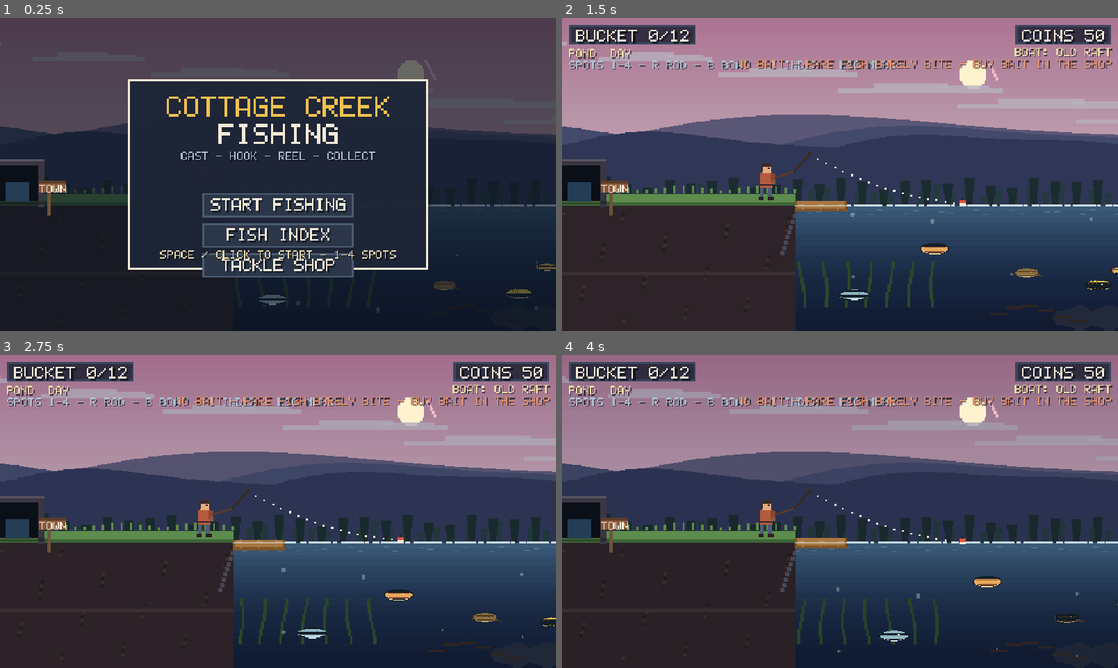
Above: before the commit, frames 1-4 (two rows, left to right).
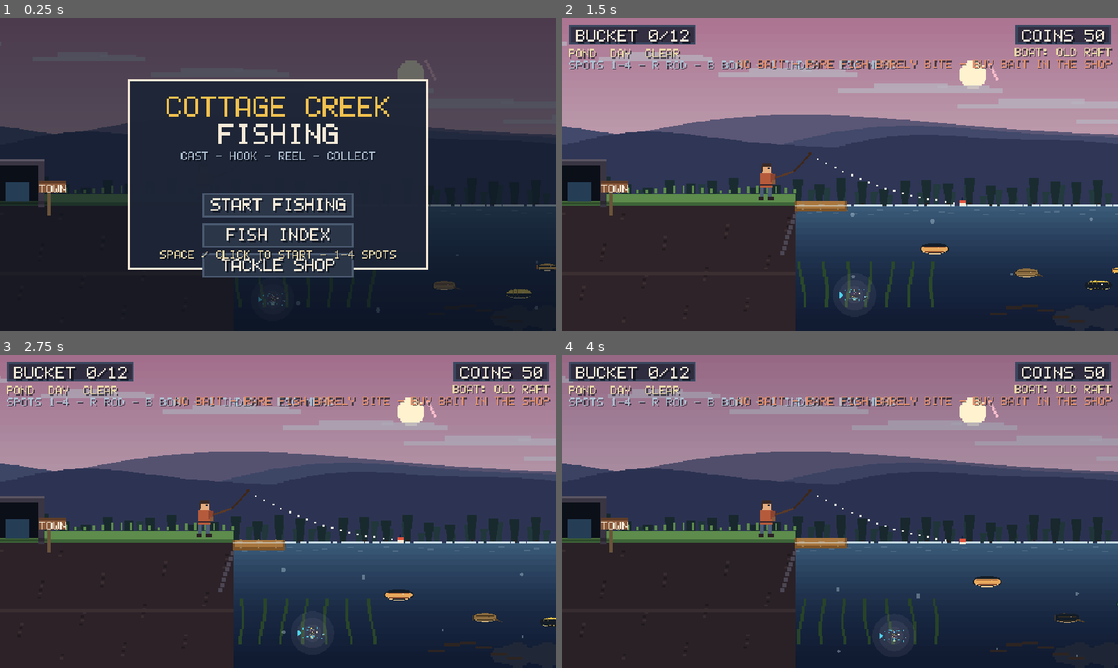
Above: after the commit, the same moments.

Repository: timmywwe13-hub/simple
Game: Godot game, scene res://main.tscn
The game is run twice, just before and just after one commit, with the same random seed, the same clock (stepped at 60 frames per second) and the same inputs.
Inputs (mouse positions are in pixels of both pictures, inside the frame that each line leads up to):
- Up to frame 1 (0.25 s): no input
- Up to frame 2 (1.5 s): tap Enter (ui_accept) at 0.5, 0.77, 1.07 s; move the mouse to (962, 158) at 0.52 s; press the mouse at (962, 158) at 0.53 s; hold Right (move_right) 0.53-1.25 s; release the mouse at (962, 158) at 1.25 s; drag from (728, 190) to (578, 183) at 1.27 s
- Up to frame 3 (2.75 s): move the mouse to (333, 442) at 2.02 s; press the mouse at (333, 442) at 2.03 s; hold Right (move_right) from 2.03 s (still down); tap E (interact) at 2.1 s
- Up to frame 4 (4 s): release Right (move_right) at 2.75 s; release the mouse at (895, 442) at 2.75 s; drag from (812, 574) to (673, 464) at 2.77 s; move the mouse to (1006, 558) at 3.52 s; press the mouse at (1006, 558) at 3.53 s; hold Left (move_left) from 3.53 s (still down); tap B at 3.6 s; tap Enter (ui_accept) at 3.77 s

The runs differ from the first frame. In frame 1, 0.1% of the frame differs, in the area x 46-52%, y 88-92%; in frame 2, 0.5%; in frame 3, 0.5%; in frame 4, 0.5%, in the area x 15-63%, y 9-95%.

Commit message:
Add Volt Serpent monster, weather system, and fishing/shop fixes
- Volt Serpent roams all waters; 5% shock costs 20 coins, otherwise keep/sell
- Rain and thunderstorms with lightning/thunder and weather-only fish
- Green-zone timing grace and big-fish tap pumps
- Shop keeps scroll position after purchases
- Owned baits can be switched for free; README updated

Diff:
--- a/scripts/FishDB.gd
+++ b/scripts/FishDB.gd
@@ -300,6 +300,50 @@
 		"weight_kg": [30.0, 90.0], "coin": 950, "catch_rate": 0.035,
 		"desc": "Its sail rises like a banner over the waves.",
 	},
+	# --- The monster: roams every water, and it bites back when you pull it in ---
+	"volt_serpent": {
+		"id": "volt_serpent", "name": "Volt Serpent", "rarity": "Legendary", "region": "open",
+		"anywhere": true, "monster": true,
+		"shape": "serpent", "pattern": "lightning",
+		"palette": {"body": "#241c42", "belly": "#4fd7f2", "fin": "#38e0ff", "eye": "#ffe45c"},
+		"features": ["big_eye", "fangs", "spikes", "glow"],
+		"weight_kg": [12.0, 45.0], "coin": 1200, "catch_rate": 0.09,
+		"desc": "A living lightning bolt. It bites back - and it is fast.",
+	},
+	# --- Weather fish: they only bite in their own weather (see fish_pool) ---
+	"rain_dace": {
+		"id": "rain_dace", "name": "Rain Dace", "rarity": "Common", "region": "pond",
+		"weather": "rain",
+		"shape": "minnow", "pattern": "sparkle",
+		"palette": {"body": "#6f9fc9", "belly": "#d2e8f6", "fin": "#4a76a8", "eye": "#141d27"},
+		"weight_kg": [0.1, 0.4], "coin": 22, "catch_rate": 0.5,
+		"desc": "Dances at the surface when the rain falls.",
+	},
+	"rainbow_trout": {
+		"id": "rainbow_trout", "name": "Rainbow Trout", "rarity": "Uncommon", "region": "river",
+		"weather": "rain",
+		"shape": "long", "pattern": "sparkle",
+		"palette": {"body": "#7fb0c9", "belly": "#f2c6d8", "fin": "#5f86b0", "eye": "#141d27"},
+		"weight_kg": [0.5, 2.2], "coin": 65, "catch_rate": 0.45,
+		"desc": "Its colors shine brightest under the rain.",
+	},
+	"thunder_pike": {
+		"id": "thunder_pike", "name": "Thunder Pike", "rarity": "Epic", "region": "lake",
+		"weather": "storm",
+		"shape": "long", "pattern": "lightning",
+		"palette": {"body": "#3c4a66", "belly": "#a8c8e0", "fin": "#25324a", "eye": "#ffe08a"},
+		"features": ["fangs", "spikes"],
+		"weight_kg": [4.0, 15.0], "coin": 340, "catch_rate": 0.35,
+		"desc": "Only hunts while the thunder rolls.",
+	},
+	"storm_herring": {
+		"id": "storm_herring", "name": "Storm Herring", "rarity": "Rare", "region": "open",
+		"weather": "storm",
+		"shape": "minnow", "pattern": "glow_veins",
+		"palette": {"body": "#4a6b8a", "belly": "#bfe4f2", "fin": "#2f4a66", "eye": "#141d27"},
+		"weight_kg": [1.0, 4.0], "coin": 190, "catch_rate": 0.4,
+		"desc": "Rides the storm swell in silver shoals.",
+	},
 }
 
 static func fish_data(fish_id: String) -> Dictionary:
@@ -315,3 +359,21 @@
 
 static func all_ids() -> Array:
 	return FISH.keys()
+
+## Everything that can bite at a spot: the region's own table plus the
+## roaming monsters (fish flagged "anywhere"), filtered by the weather -
+## a fish with a "weather" tag only bites in that weather.
+static func fish_pool(region: String, weather := "") -> Array[Dictionary]:
+	var out: Array[Dictionary] = []
+	for f in fish_by_region(region):
+		out.append(f)
+	for fid in FISH.keys():
+		var roaming: Dictionary = FISH[fid]
+		if bool(roaming.get("anywhere", false)) and not out.has(roaming):
+			out.append(roaming)
+	var filtered: Array[Dictionary] = []
+	for f in out:
+		var need := String(f.get("weather", ""))
+		if need == "" or need == weather:
+			filtered.append(f)
+	return filtered
--- a/scripts/GameState.gd
+++ b/scripts/GameState.gd
@@ -206,6 +206,12 @@
 	if AUTO_SAVE:
 		save_game()
 
+## Coins knocked loose (a monster's shock, a toll...). Never goes negative.
+func lose_coins(amount: int) -> void:
+	coins = maxi(0, coins - amount)
+	if AUTO_SAVE:
+		save_game()
+
 ## Sell every fish in the bucket. `mult` applies shop-side price bonuses
 ## (Fish Market premium) and the owned-boat value bonus.
 func sell_all(mult: float = 1.0) -> int:
@@ -405,6 +411,8 @@
 	if bait_count(bait_id) <= 0:
 		return
 	gear["bait"] = bait_id
+	if AUTO_SAVE:
+		save_game()
 
 ## Use one charge of the equipped bait for the cast that is starting.
 ## Returns the bait id used ("" when fishing bare - rare fish hate that).
@@ -519,6 +527,8 @@
 		"coin": [1046.0, 0.10, 0.20, 1],
 		"ui": [700.0, 0.05, 0.10, 1],
 		"buzz": [150.0, 0.30, 0.18, 2],
+		"shock": [190.0, 0.40, 0.32, 2],
+		"thunder": [58.0, 1.10, 0.34, 2],
 	}
 	var t: Array = sfx.get(sfx_name, [])
 	if t.size() == 0:
--- a/scripts/fish_art.gd
+++ b/scripts/fish_art.gd
@@ -38,6 +38,9 @@
 			return pow(maxf(0.0, 1.0 - absf(2.0 * v - 1.0)), 0.7) * 0.52
 		"ribbon":
 			return (1.0 - pow(absf(2.0 * v - 1.0), 2.0)) * 0.16
+		"serpent":
+			# slim and whippy - a monster should never look fat
+			return pow(sin(PI * clampf(v, 0.03, 0.97)), 0.5) * 0.13
 		_:
 			return sqrt(maxf(0.0, 1.0 - pow(2.0 * v - 1.0, 2.0))) * 0.48
 
@@ -73,7 +76,7 @@
 	var p3 := Vector2(back_x, y0 + 8.8 * unit)
 	var p4 := Vector2(back_x + tail_reach * 0.45 * facing, y0 + 5.5 * unit)
 	var tc := fin_c if not silhouette else outline
-	if shape == "eel" or shape == "long":
+	if shape == "eel" or shape == "long" or shape == "serpent":
 		# pointed tail
 		ci.draw_colored_polygon(PackedVector2Array([p1, p2, p3]), tc)
 	else:
@@ -169,6 +172,16 @@
 				if (fish_seed + r * 5) % 3 == 0:
 					ci.draw_rect(Rect2(cx - hw * 0.6, ry, unit * 0.45, unit), Color(1, 1, 1, 0.32))
 					ci.draw_rect(Rect2(cx + hw * 0.35, ry, unit * 0.45, unit), Color(1, 1, 1, 0.32))
+			"lightning":
+				# jagged electric bolt running down the flank, plus sparks
+				var zig := (float((r + fish_seed) % 3) - 1.0) * hw * 0.45
+				ci.draw_rect(Rect2(cx + zig - unit * 0.35, ry, unit * 0.7, unit),
+						Color("#ffe45c"))
+				if (fish_seed + r * 3) % 5 == 0:
+					ci.draw_rect(Rect2(cx - hw * 0.85, ry + unit * 0.2, unit * 0.35, unit * 0.35),
+							Color(1.0, 1.0, 1.0, 0.65))
+					ci.draw_rect(Rect2(cx + hw * 0.55, ry + unit * 0.5, unit * 0.3, unit * 0.3),
+							Color(1.0, 1.0, 1.0, 0.5))
 
 	# --- species features (whiskers, bills, sails, spikes, fangs, lanterns...) ---
 	_draw_features(ci, fish, x0, body_w, y0, unit, facing, fin_c, silhouette)
@@ -182,8 +195,8 @@
 	var pr := er * 0.45
 	ci.draw_rect(Rect2(ex - pr, ey - pr, pr * 2.0, pr * 2.0), eye_c if not silhouette else outline)
 
-	# --- glow halo for lantern/deep-sea fish ---
-	if (shape == "glow" or pattern == "glow") and not silhouette:
+	# --- glow halo for lantern/deep-sea fish (and the electric monster) ---
+	if (shape == "glow" or pattern == "glow" or features.has("glow")) and not silhouette:
 		var gc := body_c.lerp(Color("#ffffff"), 0.55)
 		for i in range(3):
 			var rr: float = body_w * (0.30 + 0.22 * float(i))
--- a/scripts/main.gd
+++ b/scripts/main.gd
@@ -27,6 +27,22 @@
 const TUG_BAND := 0.2
 const TUG_HOLD := 1.2
 const TUG_PEG := 0.8
+
+## Forgiveness around the timing window. The press is judged against the
+## marker exactly as it was last drawn, and this hair of grace covers
+## input latency - clicking the green no longer randomly reads as a miss.
+const TIMING_GRACE := 0.03
+
+## Big-fish tug: a quick tap works like a short pump, so clicking in the
+## green lands fish just like holding the button does.
+const TUG_TAP_PUMP := 0.07
+const TUG_TAP_PROGRESS := 0.45
+
+## The Volt Serpent monster bites back when you pull it in: 5% of the
+## time it shocks you (you lose a few coins and it escapes), otherwise
+## it's yours to keep and sell.
+const MONSTER_SHOCK_CHANCE := 0.05
+const MONSTER_SHOCK_COST := 20
 
 ## Rare fish are harder to come by without bait bought at the shop: their
 ## bite odds are cut hard when fishing bare, and the matching bait instead
@@ -67,6 +83,16 @@
 var day_time := 0.63
 var is_night := false
 
+## Weather: "clear", "rain" or "storm". It rolls in on its own timer and
+## decides which fish bite (see FishDB.fish_pool) and how fast they do.
+var weather := "clear"
+var weather_timer := 45.0
+var lightning_timer := 6.0
+var lightning_flash := 0.0
+var lightning_x := 480.0
+## Red screen tint after a monster shock (decays like `flash`).
+var hurt_flash := 0.0
+
 var view_size := Vector2(960.0, 540.0)
 var water_line := 324.0
 var bank_w := 403.0
@@ -103,6 +129,10 @@
 var index_list: ItemList
 var index_comp_label: Label
 var shop_content: VBoxContainer
+var shop_scroll: ScrollContainer
+## Scroll offset kept across shop rebuilds so buying near the bottom of
+## the list no longer snaps the panel back to the top.
+var shop_scroll_pos := 0
 
 
 func _ready() -> void:
@@ -154,9 +184,9 @@
 
 func _build_ambient_fish() -> void:
 	ambient_fish.clear()
-	var pool := FishDB.fish_by_region("open") if open_water else FishDB.fish_by_region(region)
+	var pool := FishDB.fish_pool("open" if open_water else region, weather)
 	if pool.size() == 0:
-		pool = FishDB.fish_by_region("pond")
+		pool = FishDB.fish_pool("pond", weather)
 	var count := 7
 	for i in range(count):
 		var data: Dictionary = pool[i % pool.size()]
@@ -195,11 +225,14 @@
 
 	day_time = fposmod(day_time + dt * 0.02, 1.0)
 	is_night = day_time > 0.75 or day_time < 0.25
+	_update_weather(dt)
 
 	if shake > 0.0:
 		shake = maxf(0.0, shake - dt * 3.5)
 	if flash > 0.0:
 		flash = maxf(0.0, flash - dt * 2.5)
+	if hurt_flash > 0.0:
+		hurt_flash = maxf(0.0, hurt_flash - dt * 2.2)
 	if msg_timer > 0.0:
 		msg_timer = maxf(0.0, msg_timer - dt)
 		if msg_timer == 0.0:
@@ -285,6 +318,95 @@
 
 func _night_factor() -> float:
 	return clampf(absf(day_time - 0.5) * 2.0, 0.0, 1.0)
+
+
+func _weather_label() -> String:
+	match weather:
+		"rain": return "RAIN"
+		"storm": return "THUNDERSTORM"
+		_: return "CLEAR"
+
+
+## Weather rolls in and out on a timer: clear skies most of the time,
+## with rain and thunderstorms following. Storms bring lightning strikes
+## (flash + thunder) and both rains change which fish are biting.
+func _update_weather(dt: float) -> void:
+	weather_timer -= dt
+	if weather_timer <= 0.0:
+		weather_timer = randf_range(35.0, 80.0)
+		var roll := randf()
+		var next := "clear"
+		if roll > 0.78:
+			next = "storm"
+		elif roll > 0.45:
+			next = "rain"
+		if next != weather:
+			weather = next
+			GameState.play_sound("ui")
+			match weather:
+				"rain":
+					msg("RAIN ROLLS IN - DIFFERENT FISH ARE BITING")
+				"storm":
+					msg("THUNDERSTORM! STORM FISH ARE ON THE MOVE")
+				_:
+					msg("THE SKY CLEARS")
+			_build_ambient_fish()
+	if weather == "storm":
+		lightning_timer -= dt
+		if lightning_timer <= 0.0:
+			lightning_timer = randf_range(5.0, 12.0)
+			lightning_flash = 1.0
+			lightning_x = randf_range(view_size.x * 0.15, view_size.x * 0.85)
+			GameState.play_sound("thunder")
+	if lightning_flash > 0.0:
+		lightning_flash = maxf(0.0, lightning_flash - dt * 2.6)
+
+
+## Storm gloom, slanted rain streaks, splashes on the water and the
+## lightning bolt + flash. Drawn over the world, under the HUD.
+func _draw_weather(t: float) -> void:
+	var strength := 0.0
+	match weather:
+		"rain": strength = 0.55
+		"storm": strength = 1.0
+	if strength <= 0.0 and lightning_flash <= 0.0:
+		return
+	var full := Rect2(-60.0, -60.0, view_size.x + 120.0, view_size.y + 120.0)
+	if strength > 0.0:
+		draw_rect(full, Color(0.12, 0.16, 0.28, 0.24 * strength))
+		var drops := int(70.0 * strength)
+		var wind := 0.35 + strength * 0.35
+		for i in range(drops):
+			var sx := fposmod(float(i) * 149.0 + t * (60.0 + float(i % 5) * 12.0),
+					view_size.x + 160.0) - 80.0
+			var sy := fposmod(float(i) * 271.0 + t * (620.0 + float(i % 7) * 70.0),
+					view_size.y + 120.0) - 60.0
+			var drop_len := 15.0 + strength * 17.0 + float(i % 3) * 6.0
+			draw_line(Vector2(sx, sy), Vector2(sx - drop_len * wind, sy + drop_len),
+					Color(0.72, 0.83, 1.0, 0.16 + strength * 0.24), 2.0)
+		for i in range(int(18.0 * strength)):
+			var rx := fposmod(float(i) * 97.0 + t * 40.0, view_size.x)
+			var ry := water_line + fposmod(float(i) * 53.0 + t * 18.0,
+					maxf(1.0, view_size.y - water_line))
+			draw_line(Vector2(rx, ry), Vector2(rx + 8.0, ry),
+					Color(0.8, 0.9, 1.0, 0.14 + strength * 0.16), 2.0)
+	if lightning_flash > 0.0:
+		draw_rect(full, Color(0.85, 0.9, 1.0, lightning_flash * 0.42))
+		if lightning_flash > 0.55:
+			# jagged bolt; its shape is fixed per strike, so it only fades
+			var pts := PackedVector2Array()
+			var bx := lightning_x
+			var by := -10.0
+			pts.append(Vector2(bx, by))
+			var step := (water_line + 20.0) / 7.0
+			for i in range(7):
+				by += step
+				bx += sin(float(i) * 2.7 + lightning_x * 0.11) * 30.0
+				pts.append(Vector2(bx, by))
+			var bolt := Color(1.0, 1.0, 0.88, (lightning_flash - 0.55) * 1.8)
+			for i in range(pts.size() - 1):
+				draw_line(pts[i], pts[i + 1], Color(1.0, 1.0, 1.0, bolt.a * 0.45), 7.0)
+				draw_line(pts[i], pts[i + 1], bolt, 3.0)
 
 
 func _update_menu() -> void:
@@ -470,6 +592,10 @@
 		bite_delay = randf_range(1.8, 6.5)
 		if is_night:
 			bite_delay *= 0.8
+		if weather == "rain":
+			bite_delay *= 0.85
+		elif weather == "storm":
+			bite_delay *= 0.7
 		if cast_bait != "":
 			bite_delay *= 0.7
 
@@ -526,9 +652,9 @@
 
 
 func _select_catch() -> void:
-	var pool := FishDB.fish_by_region("open") if open_water else FishDB.fish_by_region(region)
+	var pool := FishDB.fish_pool("open" if open_water else region, weather)
 	if pool.size() == 0:
-		pool = FishDB.fish_by_region("pond")
+		pool = FishDB.fish_pool("pond", weather)
 	var weights := []
 	var total := 0.0
 	var boost: Array = []
@@ -537,13 +663,21 @@
 	for f in pool:
 		var w := float(f.get("catch_rate", 1.0))
 		var r := String(f.get("rarity", "Common"))
-		if cast_bait != "":
+		if bool(f.get("anywhere", false)):
+			# roaming monsters bite no matter what bait is on the hook
+			pass
+		elif cast_bait != "":
 			if boost.has(r):
 				w *= BAIT_BOOST
 		else:
 			# fishing bare: rare fish almost never show up - buy bait!
 			w *= float(NO_BAIT_PENALTY.get(r, 1.0))
 		if is_night and r == "Legendary":
+			w *= 1.5
+		if weather == "storm" and GameTheme.get_rarity_rate(r) < 0.25:
+			w *= 1.3
+		if String(f.get("weather", "")) != "":
+			# weather fish are hungry in their own weather
 			w *= 1.5
 		weights.append(w)
 		total += w
@@ -574,6 +708,7 @@
 
 func _update_timing(dt: float) -> void:
 	var window := _timing_window()
+	var prev_pos := reel_pos
 	reel_pos += reel_dir * dt * (TIMING_SWEEP / maxf(window, 0.1))
 	if reel_pos > 1.0:
 		reel_pos = 1.0
@@ -582,12 +717,22 @@
 		reel_pos = 0.0
 		reel_dir = 1.0
 	if _pressed():
-		_finish_timing()
-
-
-func _finish_timing() -> void:
+		_finish_timing(prev_pos)
+
+
+## The click is judged against the whole stretch the marker swept since
+## the previous frame, plus TIMING_GRACE - a press that arrives a frame
+## late still counts if the marker was in the green a moment ago.
+func _finish_timing(prev_pos: float = -1.0) -> void:
 	var window := _timing_window()
-	var ok: bool = absf(reel_pos - 0.5) < (window * TIMING_ACCEPT)
+	var good: float = window * TIMING_ACCEPT
+	var lo := 0.5 - good - TIMING_GRACE
+	var hi := 0.5 + good + TIMING_GRACE
+	var ok := reel_pos >= lo and reel_pos <= hi
+	if not ok and prev_pos >= 0.0:
+		var swept_lo := minf(prev_pos, reel_pos) - TIMING_GRACE
+		var swept_hi := maxf(prev_pos, reel_pos) + TIMING_GRACE
+		ok = swept_hi >= lo and swept_lo <= hi
 	_complete_catch(ok)
 
 
@@ -613,9 +758,13 @@
 ## strained for TUG_PEG seconds straight, so one clumsy pause is
 ## survivable - the old build failed within half a second no matter what.
 func _update_tug(dt: float) -> void:
-	reel_hold = _reel_held()
+	# A click is a short pump rather than one frame of holding, so tapping
+	# in the green reels the fish in just like holding the button does.
+	var tapped := _pressed()
+	reel_hold = _reel_held() or tapped
+	var held_dt := dt + (TUG_TAP_PUMP if tapped else 0.0)
 	if reel_hold:
-		reel_tension += dt * TUG_BUILD * (2.0 - _fight_scale())
+		reel_tension += held_dt * TUG_BUILD * (2.0 - _fight_scale())
 	else:
 		reel_tension -= dt * TUG_DECAY
 	reel_tension = clampf(reel_tension, 0.0, 1.0)
@@ -628,6 +777,8 @@
 		tug_peg_time = 0.0
 	if absf(reel_tension - 0.5) < _tug_band():
 		tug_ok_time += dt
+		if tapped:
+			tug_ok_time += TUG_TAP_PROGRESS
 	else:
 		# a short misstep only slows the landing, it does not reset it
 		tug_ok_time = maxf(0.0, tug_ok_time - dt * 0.5)
@@ -653,6 +804,10 @@
 func _complete_catch(success: bool) -> void:
 	reel_active = false
 	if success:
+		var f := FishDB.fish_data(catch_fish_id)
+		if bool(f.get("monster", false)) and randf() < MONSTER_SHOCK_CHANCE:
+			_monster_shock(f)
+			return
 		# The fish goes into the bucket; selling it in the Tackle Shop or the
 		# Fish Market is what pays - no coins at catch time (that used to pay
 		# every fish twice and wreck the economy).
@@ -669,6 +824,27 @@
 		GameState.play_sound("escape")
 		msg("THE FISH GOT AWAY...")
 		shake = 0.6
+
+
+## The Volt Serpent's bad side: it bites the hand that reels it in, costs
+## the fisher MONSTER_SHOCK_COST coins and escapes. The other 95% of the
+## time it goes straight into the bucket and can be sold like any fish.
+func _monster_shock(f: Dictionary) -> void:
+	var lost := mini(MONSTER_SHOCK_COST, GameState.coins)
+	GameState.lose_coins(MONSTER_SHOCK_COST)
+	state = STATE_WORLD
+	hooked = false
+	catch_fish_id = ""
+	bobber_pos = rod_tip
+	GameState.play_sound("shock")
+	shake = 1.0
+	flash = 0.6
+	hurt_flash = 1.0
+	# a bolt snaps out of the water where the serpent broke free
+	lightning_flash = 1.0
+	lightning_x = clampf(bobber_pos.x, 40.0, view_size.x - 40.0)
+	msg("%s SHOCKS YOU! -%d COINS - IT GOT AWAY" % [
+			String(f.get("name", "MONSTER")).to_upper(), lost])
 
 
 func _update_ambient(dt: float) -> void:
@@ -835,6 +1011,7 @@
 	scroll.offset_right = -24
 	scroll.offset_bottom = -72
 	p.add_child(scroll)
+	shop_scroll = scroll
 	shop_content = VBoxContainer.new()
 	shop_content.size_flags_horizontal = Control.SIZE_EXPAND_FILL
 	shop_content.add_theme_constant_override("separation", 4)
@@ -862,12 +1039,29 @@
 func _refresh_shop() -> void:
 	if shop_coins_label:
 		shop_coins_label.text = "COINS: %d" % GameState.coins
+	# Rebuilding the rows resets the ScrollContainer, so remember where the
+	# player was and put it back once the new rows have been laid out.
+	if shop_scroll != null:
+		shop_scroll_pos = shop_scroll.scroll_vertical
 	for c in shop_content.get_children():
+		shop_content.remove_child(c)
 		c.queue_free()
 	_shop_cat("Rods", "rods", _on_buy)
 	_shop_cat("Lines", "lines", _on_buy)
 	_shop_cat("Bait", "baits", _on_buy_bait)
 	_shop_cat("Bucket", "buckets", _on_buy)
+	_restore_shop_scroll(shop_scroll_pos)
+
+
+## Restore the shop scroll now and once more after the container has
+## re-sorted, since the scroll range is recalculated on the next frame.
+func _restore_shop_scroll(pos: int) -> void:
+	if shop_scroll == null:
+		return
+	shop_scroll.scroll_vertical = pos
+	await get_tree().process_frame
+	if is_instance_valid(shop_scroll):
+		shop_scroll.scroll_vertical = pos
 
 
 func _shop_cat(title: String, category: String, buy_func: Callable) -> void:
@@ -891,9 +1085,16 @@
 		var stat_l := UILib.label(row, _stat_line(category, d), 13, GameTheme.LEAF, false)
 		stat_l.position = Vector2(330, 10)
 		var cost := int(d.get("cost", 0))
-		# bait is a consumable and is always in stock; owned gear just equips
+		# Bait is a consumable: a bag with charges left can be equipped for
+		# free, so the player can switch between the baits they own.
+		var charges := GameState.bait_count(String(id)) if is_bait else 0
 		var btn_text := "BUY %d" % cost
-		if not is_bait:
+		if is_bait:
+			if equipped and charges > 0:
+				btn_text = "BUY %d" % cost
+			elif charges > 0:
+				btn_text = "USE x%d" % charges
+		else:
 			btn_text = "EQUIPPED" if equipped else ("EQUIP" if owned else "BUY %d" % cost)
 		var btn := UILib.button(row, btn_text, buy_func.bind(category, String(id)), 14, GameTheme.PANEL_LIGHT)
 		btn.custom_minimum_size = Vector2(120, 36)
@@ -912,8 +1113,13 @@
 	match category:
 		"rods": return "SPEED: %.1fx  WINDOW: %.2f" % [float(d.get("reel_speed", 1.0)), float(d.get("timing_window", 0.2))]
 		"lines": return "KEEP: %.0f%%" % [(1.0 - float(d.get("escape_chance", 0.3))) * 100.0]
-		"baits": return "%d CASTS - BAG %d - %s" % [int(d.get("charges", 1)),
-				GameState.bait_count(String(d.get("id", ""))), ", ".join(d.get("rarity_boost", []))]
+		"baits":
+			var bait_id := String(d.get("id", ""))
+			var line := "%d CASTS - BAG %d - %s" % [int(d.get("charges", 1)),
+					GameState.bait_count(bait_id), ", ".join(d.get("rarity_boost", []))]
+			if String(GameState.gear.get("bait", "")) == bait_id:
+				line += " - EQUIPPED"
+			return line
 		"buckets": return "CAPACITY: %d" % [int(d.get("capacity", 12))]
 		_: return ""
 
@@ -928,6 +1134,16 @@
 
 
 func _on_buy_bait(category: String, id: String) -> void:
+	# A bait already in the bag equips for free; otherwise this buys more.
+	var equipped := String(GameState.gear.get("bait", "")) == id
+	if not equipped and GameState.bait_count(id) > 0:
+		GameState.activate_bait(id)
+		GameState.play_sound("ui")
+		msg("%s EQUIPPED - %d CASTS LEFT" % [
+				String(ShopDB.item("baits", id).get("name", "BAIT")).to_upper(),
+				GameState.bait_count(id)])
+		_refresh_shop()
+		return
 	# buy_item adds the charges and equips the bait
 	if GameState.buy_item(category, id):
 		GameState.play_sound("ui")
@@ -1012,6 +1228,7 @@
 		_draw_bank()
 	_draw_fisher(t)
 	_draw_line_and_bobber(t)
+	_draw_weather(t)
 
 	draw_set_transform(Vector2.ZERO)
 
@@ -1023,6 +1240,9 @@
 		_draw_reel_meter()
 	if state == STATE_CAUGHT:
 		_draw_catch_popup()
+	if hurt_flash > 0.0:
+		draw_rect(Rect2(-40.0, -40.0, view_size.x + 80.0, view_size.y + 80.0),
+				Color(1.0, 0.18, 0.28, hurt_flash * 0.32))
 	if flash > 0.0:
 		draw_rect(Rect2(-40.0, -40.0, view_size.x + 80.0, view_size.y + 80.0),
 				Color(1.0, 1.0, 1.0, flash * 0.45))
@@ -1459,8 +1679,8 @@
 func _draw_hud() -> void:
 	_hud_panel("COINS %d" % GameState.coins, true)
 	var area_label := "OPEN WATER" if open_water else String(FishDB.REGION_DISPLAY.get(region, region))
-	var rt := "%s  %s" % [area_label.to_upper(),
-			"NIGHT" if is_night else "DAY"]
+	var rt := "%s  %s  %s" % [area_label.to_upper(),
+			"NIGHT" if is_night else "DAY", _weather_label()]
 	var left_r: Rect2 = _hud_panel("BUCKET %d/%d" % [GameState.inventory_count(), GameState.bucket_capacity()], false)
 	PixFont.draw_text_shadowed(self, Vector2(12.0, 54.0), rt,
 			Color("#e9d8a8"), Color("#050a12", 0.6), 2, 1, 1)
